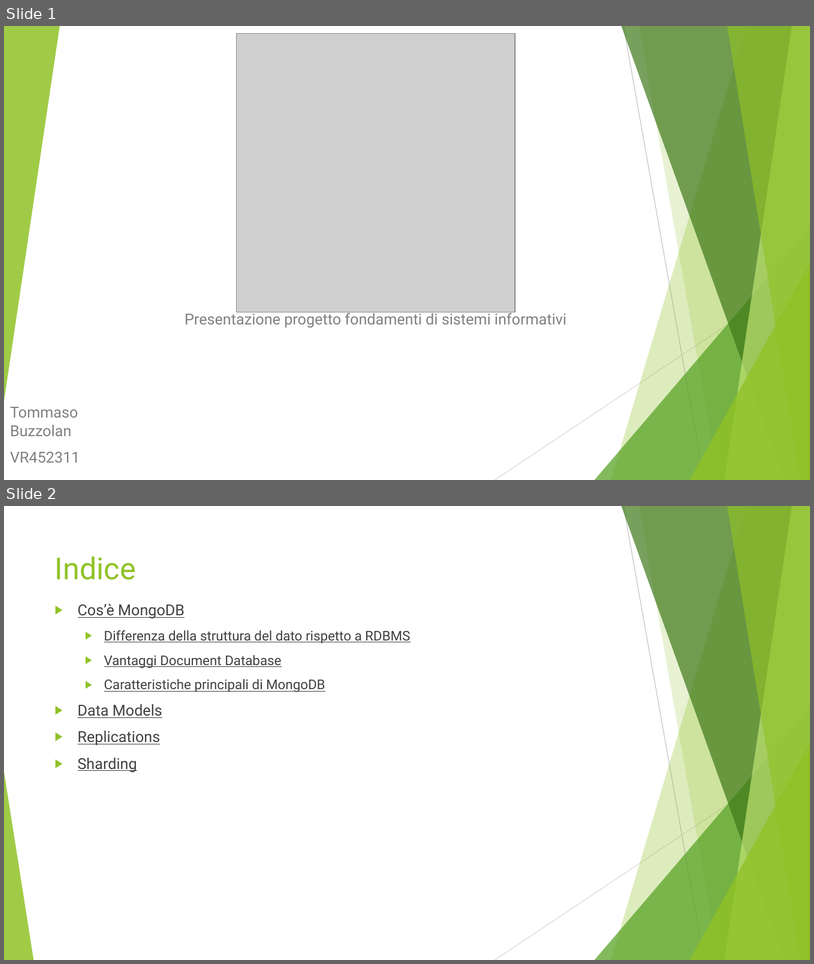
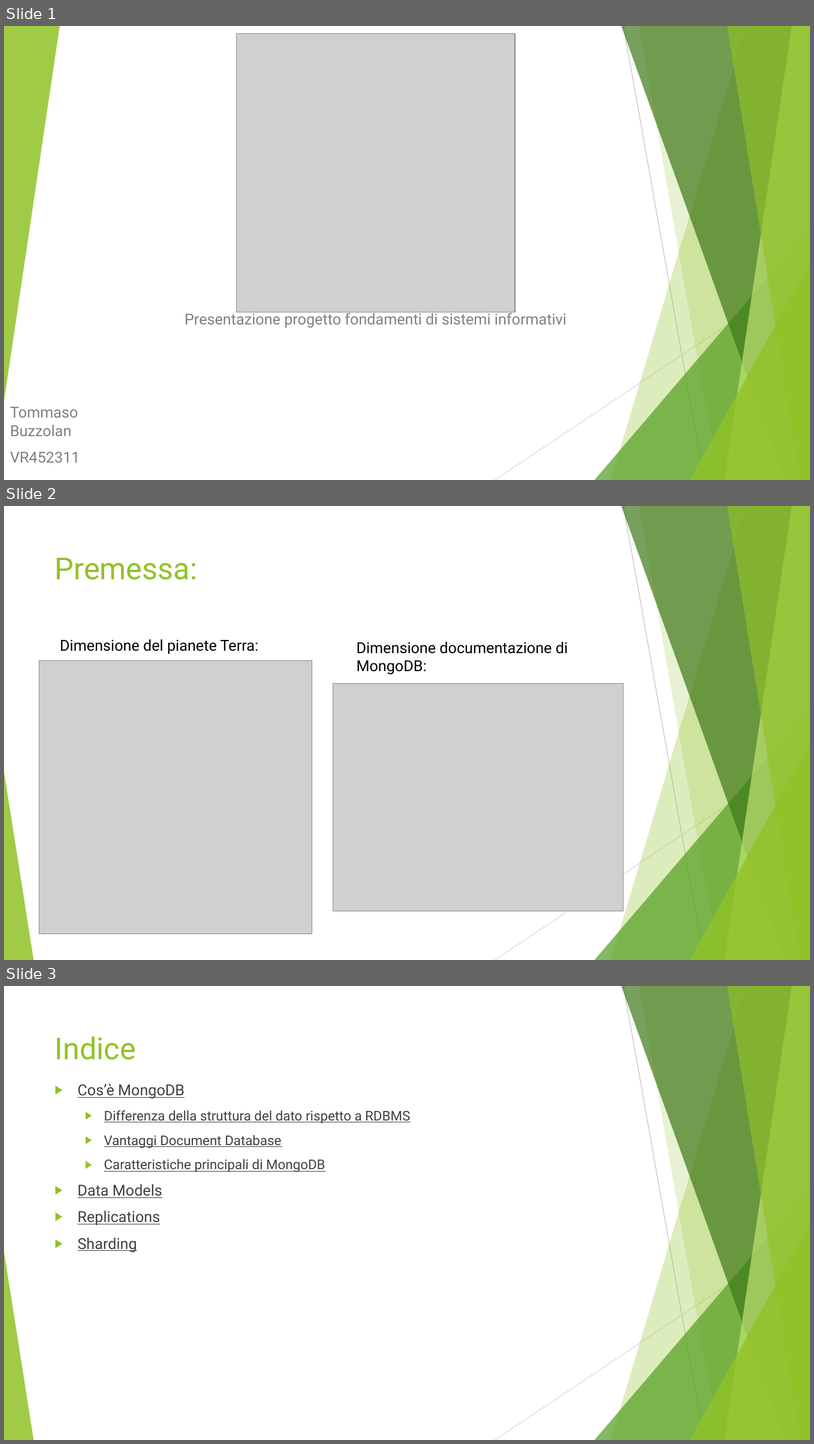
Before and after one commit to Buzzolan/VeronaCardMongoDB, a slide deck: Presentazione_progetto.pptx. Shown one above the other, each under a label of ours: slides 1 and 2 before the commit, slides 1, 2 and 3 after it. The pictures are 814x964 and 814x1444 pixels, drawn with LibreOffice and Linux fonts; fonts in the diff are those of the drawing; grey boxes stand for pictures. Boxes give left, top, right and bottom in pixels: in the first picture for what was removed or moved away, otherwise in the second. Text is boxed around its words. In the diff, an @@ line names an element or a change of style, - is before the commit and + after.

```diff
--- a/Presentazione_progetto.pptx
+++ b/Presentazione_progetto.pptx
@@ slide 2 added at bbox=[4, 506, 810, 960], background #FFFFFF; not listed: 10 template elements that a slide beside it also shows @@
@@ title added at bbox=[55, 558, 197, 580], 36 pt, text #90C226 @@
+Premessa:
@@ text added at bbox=[60, 639, 259, 654], 18 pt, text #000000 @@
+Dimensione del pianete Terra:
@@ text added at bbox=[357, 642, 568, 675], 18 pt, text #000000 @@
+Dimensione documentazione di MongoDB:
@@ picture added at bbox=[39, 661, 312, 934] @@
@@ picture added at bbox=[333, 683, 623, 911] @@
@@ what was slide 2 is now slide 3 @@
```
Also in this commit, not shown: 1 slide changed, 4 other slides added, 3 other files.
